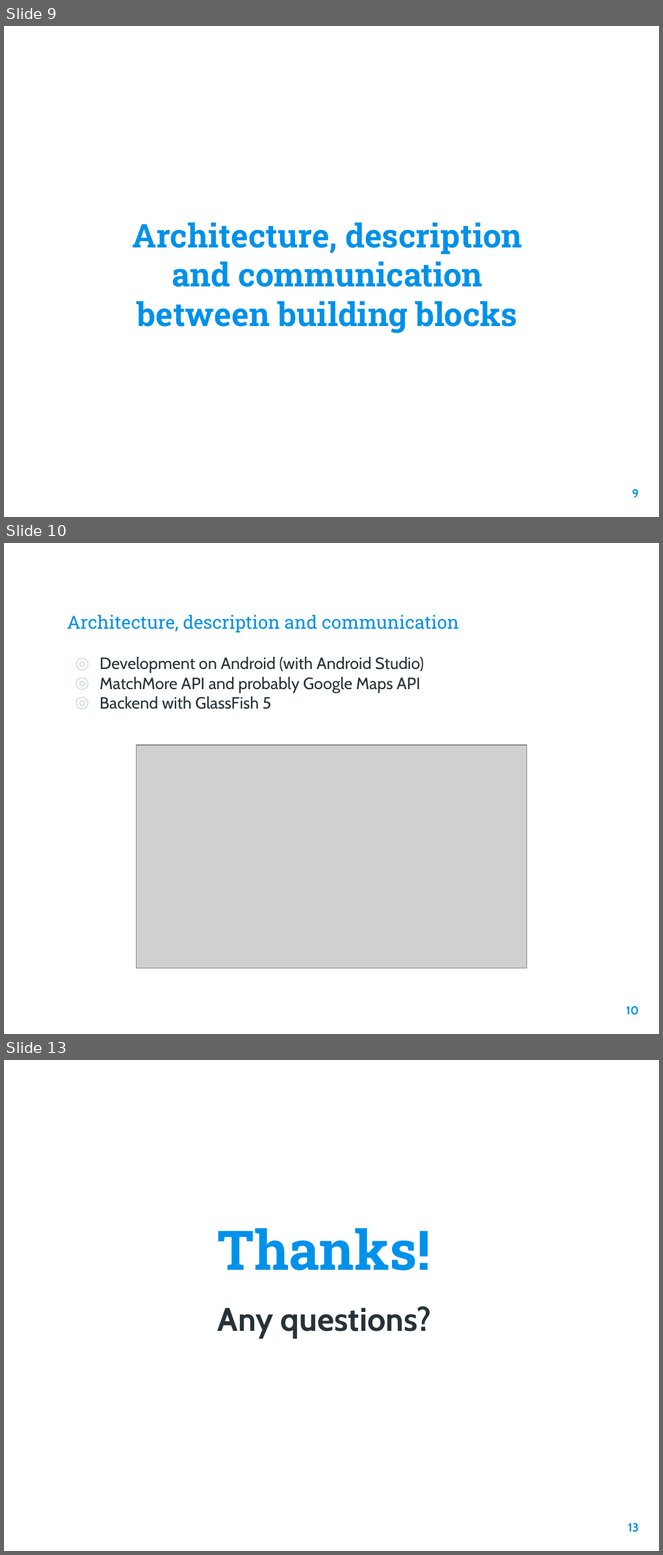
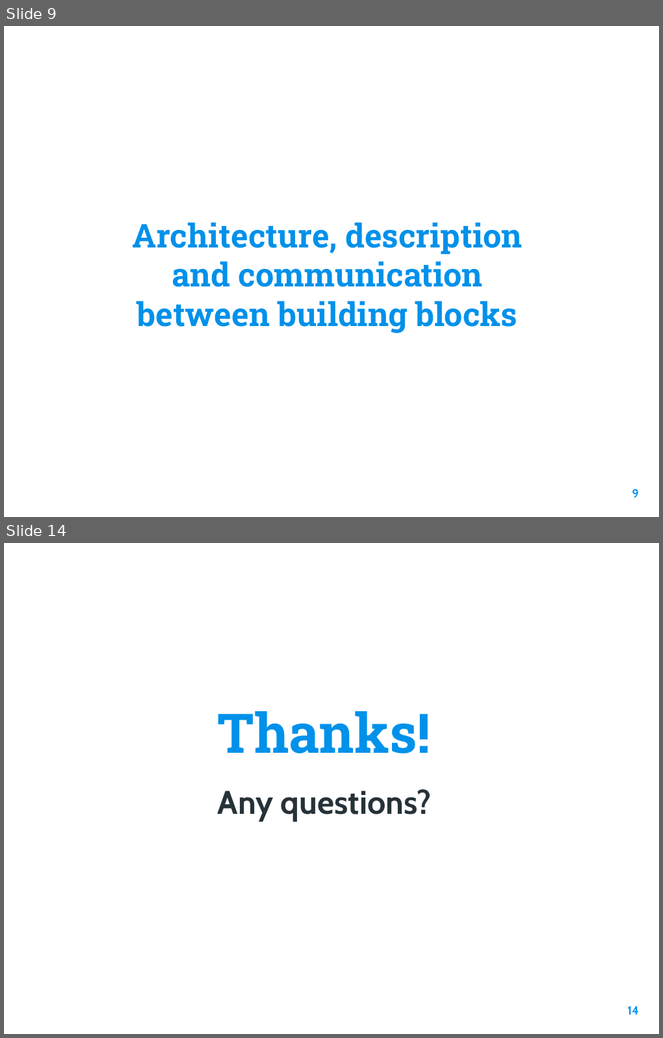
Before and after one commit to hkeopras/Lost-Found, a slide deck: Phase 1/Slides.pptx. Shown one above the other, each under a label of ours: slides 9, 10 and 13 before the commit, slides 9 and 14 after it; the slides between them are not shown. The pictures are 663x1555 and 663x1038 pixels, drawn with LibreOffice and Linux fonts; fonts in the diff are those of the drawing; grey boxes stand for pictures; background and template pictures are left out. Boxes give left, top, right and bottom in pixels: in the first picture for what was removed or moved away, otherwise in the second. Text is boxed around its words. In the diff, an @@ line names an element or a change of style, - is before the commit and + after.

```diff
--- a/Phase 1/Slides.pptx
+++ b/Phase 1/Slides.pptx
@@ slide 10 removed at (4,543,659,1034), background picture (left out) @@
@@ title removed at (67,615,459,633) @@
-Architecture, description and communication
@@ text removed at (100,657,424,709) @@
-◎ Development on Android (with Android Studio)
-◎ MatchMore API and probably Google Maps API
-◎ Backend with GlassFish 5
@@ picture removed at (137,745,526,969) @@
@@ page number removed at (626,1006,639,1016) @@
-10
@@ what was slide 13 is now slide 14 @@
@@ page number at (628,1006,639,1015): text changed @@
-13
+14
```
Also in this commit, not shown: 4 slides changed, 2 slides added.
